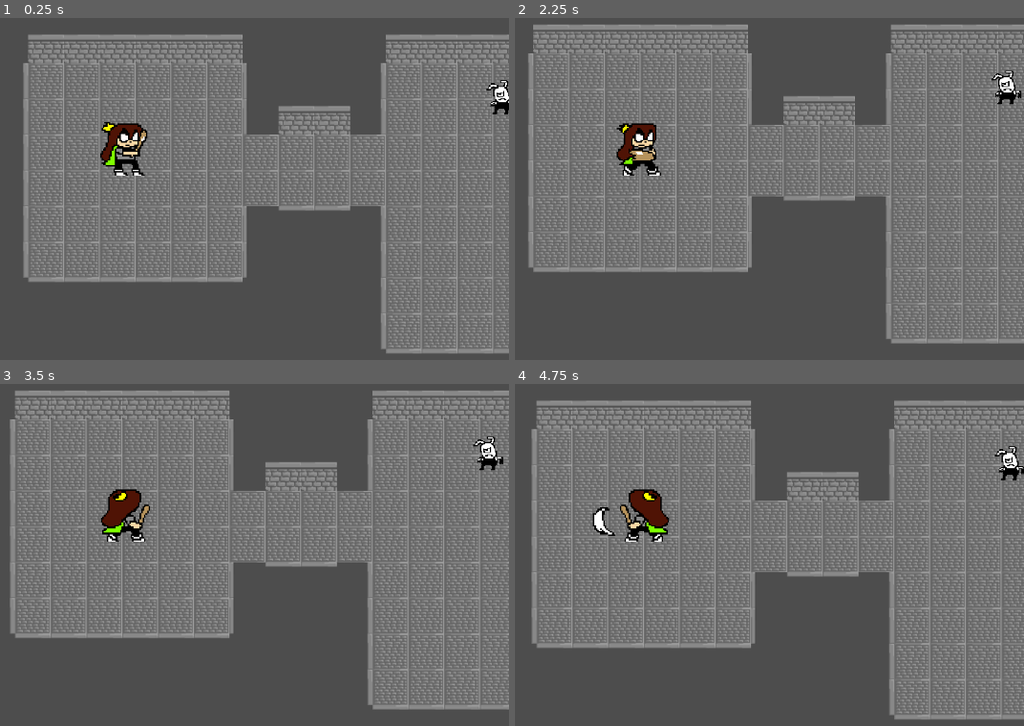
Above: before the commit, frames 1-4 (two rows, left to right).
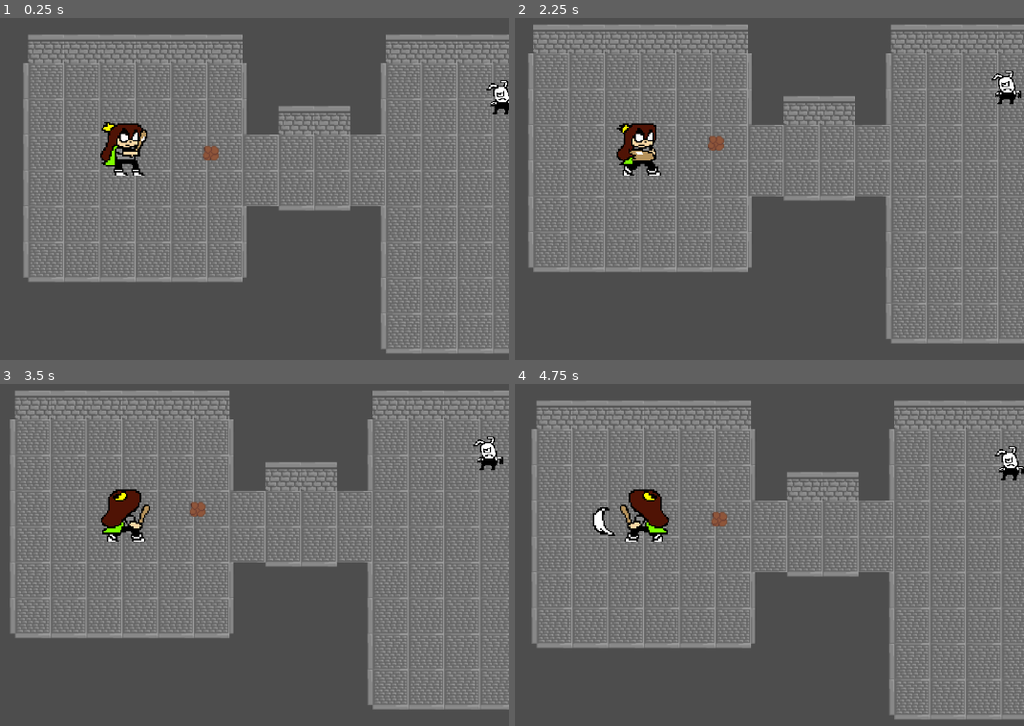
Above: after the commit, the same moments.

Repository: Megameca04/Proyecto_Cuki
Game: Godot game, scene res://Pruebas.tscn
Two runs of this game, one before a commit and one after it. Both use one fixed random seed, a clock stepped at 60 frames per second and the inputs below.
Inputs:
- Up to frame 1 (0.25 s): no input
- Up to frame 2 (2.25 s): tap Enter at 0.5 s; hold Right (ui_right) 0.53-1.28 s; hold Z (Atacar) 0.53-1.28 s; hold Down (ui_down) 1.28-2.03 s; tap X (Dash) at 1.35 s; hold Right (ui_right) from 2.03 s (still down); hold Z (Atacar) from 2.03 s (still down)
- Up to frame 3 (3.5 s): release Right (ui_right) at 2.78 s; release Z (Atacar) at 2.78 s; hold Up (ui_up) from 2.78 s (still down); tap X (Dash) at 2.85 s
- Up to frame 4 (4.75 s): release Up (ui_up) at 3.53 s; hold Z (Atacar) 3.53-4.28 s; hold Left (ui_left) from 3.53 s (still down); tap X (Dash) at 4.35 s

The runs differ from the first frame. In frame 1, 0.1% of the frame differs, in the area x 39-43%, y 37-42%; in frame 2, 0.1%; in frame 3, 0.1%, in the area x 37-41%, y 34-39%; in frame 4, 0.1%.

Commit message:
Cuki collisions with an element who gives her a state

Diff:
--- /dev/null
+++ b/Cuki-Clash of the Kuins/Objetos/Water.tscn
@@ -0,0 +1,20 @@
+[gd_scene load_steps=3 format=3 uid="uid://iab5o3evam08"]
+
+[ext_resource type="Texture2D" uid="uid://b1lsi3waxb6jf" path="res://Sprites/Enemigos/P_piedra.png" id="1_nyk17"]
+
+[sub_resource type="RectangleShape2D" id="RectangleShape2D_n3amh"]
+size = Vector2(48, 48)
+
+[node name="Water" type="Area2D" groups=["Elements"]]
+light_mask = 7
+visibility_layer = 7
+collision_layer = 7
+collision_mask = 7
+
+[node name="CollisionShape2D" type="CollisionShape2D" parent="."]
+light_mask = 7
+visibility_layer = 7
+shape = SubResource("RectangleShape2D_n3amh")
+
+[node name="Sprite2D" type="Sprite2D" parent="."]
+texture = ExtResource("1_nyk17")
--- a/Cuki-Clash of the Kuins/Pruebas.tscn
+++ b/Cuki-Clash of the Kuins/Pruebas.tscn
@@ -7,6 +7,7 @@
 [ext_resource type="PackedScene" uid="uid://b6wi067d3baqe" path="res://Entidades/Rabion.tscn" id="4_t0wj2"]
 [ext_resource type="PackedScene" uid="uid://gg8rb8xhhwk5" path="res://Entidades/blonk.tscn" id="5_w6h26"]
 [ext_resource type="PackedScene" uid="uid://c66oom3xhf7kf" path="res://Entidades/explosive_eater.tscn" id="6_ccqc4"]
+[ext_resource type="PackedScene" uid="uid://iab5o3evam08" path="res://Objetos/Water.tscn" id="8_wj6ta"]
 
 [sub_resource type="TileSetAtlasSource" id="TileSetAtlasSource_x75un"]
 texture = ExtResource("3_c7ptk")
@@ -89,3 +90,6 @@
 tile_set = SubResource("TileSet_ujgdq")
 format = 2
 layer_0/tile_data = PackedInt32Array(65536, 1, 1, 131072, 1, 1, 196608, 1, 1, 262144, 1, 1, 327680, 1, 1, 65543, 131073 …(10690 unchanged characters)…
+
+[node name="Water" parent="." instance=ExtResource("8_wj6ta")]
+position = Vector2(220, 126)
--- a/Cuki-Clash of the Kuins/Scripts/Cuki.gd
+++ b/Cuki-Clash of the Kuins/Scripts/Cuki.gd
@@ -26,7 +26,6 @@
 	if can_walk == true: #si puede caminar(si no está reproduciendo una animación estatica)
 		animations()
 	attack() #Siempre ataca
-
 
 func _physics_process(delta):
 	CukiDirections()
@@ -122,3 +121,6 @@
 		attackedBySomething(750, 1, area)
 	if area.is_in_group("Piedra"):
 		attackedBySomething(500, 1, area)
+	if area.is_in_group("Elements"):
+		elemental_state.contactWithElement(area.name)
+		area.queue_free()
--- a/Cuki-Clash of the Kuins/Scripts/ElementalStateMachine.gd
+++ b/Cuki-Clash of the Kuins/Scripts/ElementalStateMachine.gd
@@ -1,50 +1,42 @@
 extends Node
 
-enum MovementState { None, Frozen, Tar, Paralyzed } # CHANGE THE ENUMS TO A STRING (HOLLOW)
-enum TimedState { None, Venom, Fire, Ice }
-enum ElementalEvent { Cured, Wet, Poisoned, Dirty, Torched, Freezed, Shocked }
 
-var movementState = MovementState.None
-var timedState = TimedState.None
 
-func _ready():
-	pass
-
-func _process(delta):
-	pass
+var movementState = "None"
+var timedState = "None"
 
 func contactWithElement(elementalEvent):
-	if (elementalEvent == ElementalEvent.Wet):
+	if (elementalEvent == "Water"):
 		contactWithWater()
-	if (elementalEvent == ElementalEvent.Poisoned || elementalEvent == ElementalEvent.Torched || elementalEvent == ElementalEvent.Freezed):
+	if (elementalEvent == "Poison" || elementalEvent == "Flame" || elementalEvent == "Freeze"):
 		contactWithTemporalState(elementalEvent)
-	if (elementalEvent == ElementalEvent.Dirty || elementalEvent == ElementalEvent.Shocked):
+	if (elementalEvent == "Tar" || elementalEvent == "Shock"):
 		contactWithMovementState(elementalEvent)
 
 func contactWithWater():
-	if (timedState == TimedState.Ice && movementState != MovementState.Paralyzed && movementState != MovementState.Tar):
-		timedState = TimedState.None
-		movementState = MovementState.Frozen
-	if (movementState == MovementState.Tar):
-		movementState = MovementState.None
-	if (timedState == TimedState.Venom || timedState.Fire):
-		timedState = TimedState.None
+	if (timedState == "Ice" && movementState != "Paralyzed" && movementState != "Tar"):
+		timedState = "None"
+		movementState = "Frozen"
+	if (movementState == "Tar"):
+		movementState = "None"
+	if (timedState == "Venom" || "Fire"):
+		timedState = "None"
 
 func contactWithTemporalState(elementalEvent):
-	if (timedState == TimedState.None):
-		if (elementalEvent == ElementalEvent.Poisoned):
-			timedState = TimedState.Venom
-		if (elementalEvent == ElementalEvent.Torched):
-			timedState == TimedState.Fire
-		if (elementalEvent == ElementalEvent.Freezed):
-			timedState = TimedState.Ice
+	if (timedState == "None"):
+		if (elementalEvent == "Poison"):
+			timedState = "Venom"
+		if (elementalEvent == "Flame"):
+			timedState == "Fire"
+		if (elementalEvent == "Freeze"):
+			timedState = "Ice"
 
 func contactWithMovementState(elementalEvent):
-	if (movementState == MovementState.None):
-		if (elementalEvent == ElementalEvent.Dirty):
-			movementState = MovementState.Tar
-		if (elementalEvent == ElementalEvent.Shocked):
-			movementState = MovementState.Paralyzed
+	if (movementState == "None"):
+		if (elementalEvent == "Tar"):
+			movementState = "Tar"
+		if (elementalEvent == "Shock"):
+			movementState = "Paralyzed"
 
 func getMovementState():
 	return movementState
Not shown: 2 places in Cuki-Clash of the Kuins/Entidades/Chooty.tscn that only renumber resources
Not shown: 2 places in Cuki-Clash of the Kuins/Entidades/Cuki.tscn that only renumber resources
Not shown: 2 places in Cuki-Clash of the Kuins/Entidades/Rabion.tscn that only renumber resources
Not shown: 2 places in Cuki-Clash of the Kuins/Entidades/blonk.tscn that only renumber resources
Not shown: 2 places in Cuki-Clash of the Kuins/Entidades/explosive_eater.tscn that only renumber resources
Not shown: 1 places in Cuki-Clash of the Kuins/Pruebas.tscn that only renumber resources
